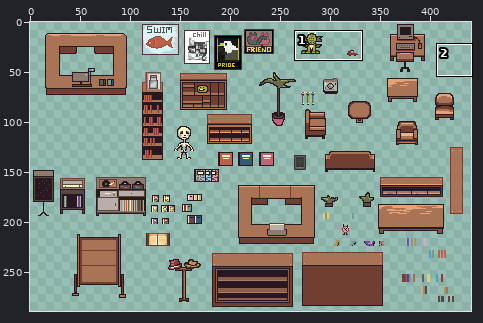
File history of a sprite sheet, assets/sprites/objects/sheet_B&N_NEWEST.png. The first picture is a wide view before the edit; the outline marks the close-up.
Close-up. Old version:
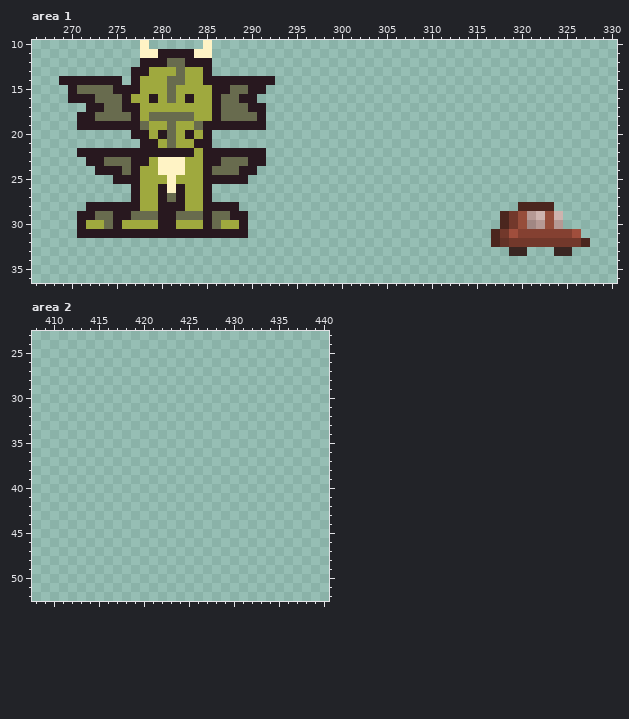
The file is 448x304 pixels. Colours within 5 levels of each other are drawn and written as one. Shown: area 1: x 266..330, y 10..36; area 2: x 408..440, y 23..52. The wide view leaves out empty margins. The commit also changed other parts of the picture, which this record leaves out.
After the commit:
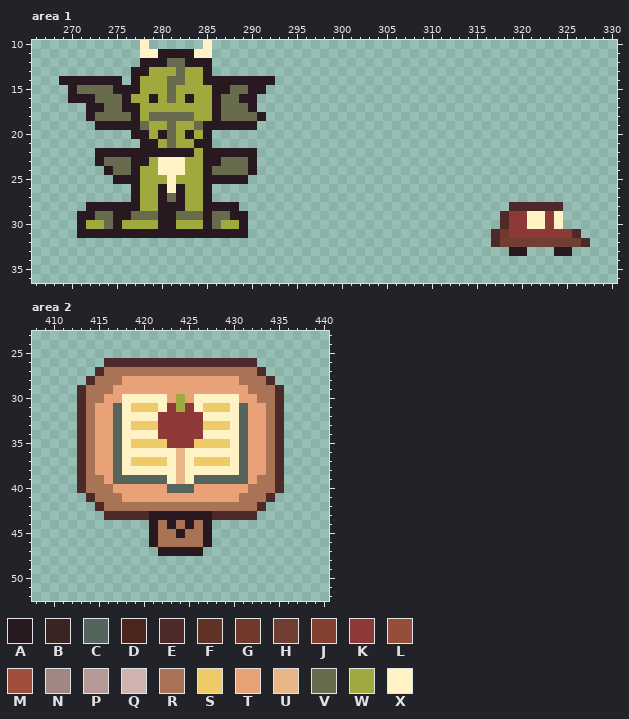
Palette (. is transparent): A #28181f  B #392622  C #56645e  D #4b261e  E #4e2929  F #633227  G #72382b  H #703f31  J #844031  K #8f3838  L #964d3a  M #a04e3c  N #a18783  P #b69994  Q #ceb3ae  R #a97456  S #eecb68  T #e9a177  U #e9b687  V #686b4e  W #9fa93e  X #fff3c5
The edit:
Area 1:
y 17: x 291 A -> .
y 18: x 271 A -> .
y 19: x 271..272 AA -> ..; x 291 A -> .
y 22: x 271..272 AA -> ..; x 291 A -> .
y 23: x 272 A -> .; x 291 A -> .
y 24: x 273 A -> .; x 275 A -> V; x 289 A -> V
y 28: x 319..324 .DDDD. -> EEEEEE
y 29: x 318..324 DGLPQLQ -> EKKXXKX
y 30: x 318..324 DGLNPLP -> EKKXXKX
y 31: x 317 D -> E; x 319..326 MJJJJJJM -> KKKKKKKE
y 32: x 317..327 DFGGGGGGGGD -> EHHHHHHHHHE
y 33: x 319..320 BB -> AA; x 324..325 BB -> AA
Area 2:
y 26: x 416..432 ................. -> EEEEEEEEEEEEEEEEE
y 27: x 415..433 ................... -> ERRRRRRRRRRRRRRRRRE
y 28: x 414..434 ..................... -> ERRRTTTTTTTTTTTTTRRRE
y 29: x 413..435 ....................... -> ERRRTTTTTTTTTTTTTTTRRRE
y 30: x 413..435 ....................... -> ERRTTXXXXXTWTXXXXXTTRRE
y 31: x 413..435 ....................... -> ERTTCXSSSXKWKXSSSXCTTRE
y 32: x 413..435 ....................... -> ERTTCXXXXKKKKKXXXXCTTRE
y 33: x 413..435 ....................... -> ERTTCXSSSKKKKKSSSXCTTRE
y 34: x 413..435 ....................... -> ERTTCXXXXKKKKKXXXXCTTRE
y 35: x 413..435 ....................... -> ERTTCXSSSSKKKSSSSXCTTRE
y 36: x 413..435 ....................... -> ERTTCXXXXXXUXXXXXXCTTRE
y 37: x 413..435 ....................... -> ERTTCXSSSSXUXSSSSXCTTRE
y 38: x 413..435 ....................... -> ERTTCXXXXXXUXXXXXXCTTRE
y 39: x 413..435 ....................... -> ERRTCCCCCCXUXCCCCCCTRRE
y 40: x 413..435 ....................... -> ERRRTTTTTTCCCTTTTTTRRRE
y 41: x 414..434 ..................... -> ERRRTTTTTTTTTTTTTRRRE
y 42: x 415..433 ................... -> ERRRRRRRRRRRRRRRRRE
y 43: x 416..432 ................. -> EEEEEAAAAAAAEEEEE
y 44: x 421..427 ....... -> ARARARA
y 45: x 421..427 ....... -> ARRARRA
y 46: x 421..427 ....... -> ARRRRRA
y 47: x 422..426 ..... -> AAAAA
Pixel boxes of the changes (left, top, right, bottom) in both close-ups:
changed: (239, 103, 266, 175)
changed: (77, 112, 122, 175)
changed: (491, 202, 590, 256)
added: (77, 358, 284, 556)
